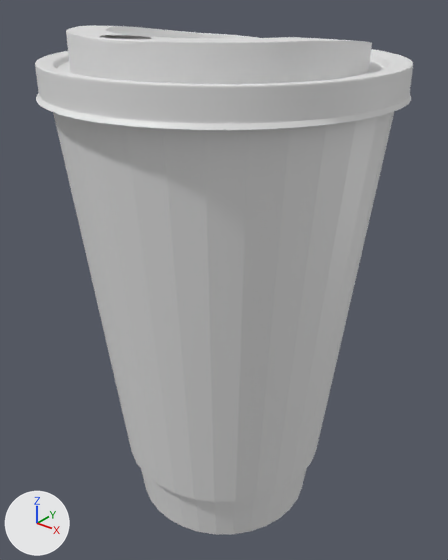
An edit to the glTF model threejs/Cup/16oz/3d/scene.gltf, drawn before and after from the same camera.
Before and after are seen from a camera (50 mm lens) standing at (1.058, -1.322, 1.575) and looking at (-0.007, 0.01, 0.75). Lighting does not change. The marker at lower left points along +X, +Y and +Z. Where no turn or scale is listed for an object, it has been applied to the vertices. Vertices at the same position are counted once.

Names of what the first picture shows: 'Circle', 'Lid'.
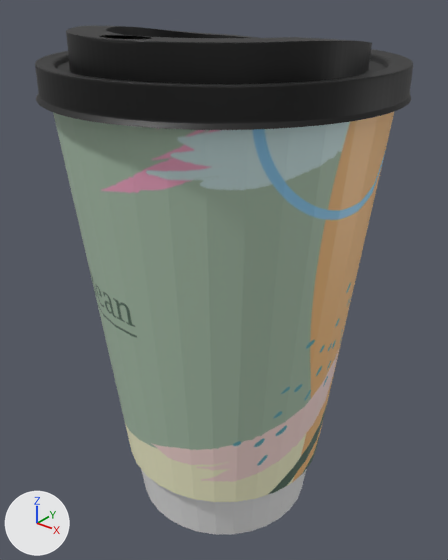
What the commit changed:
Picture 'texture' (img_texture) is new.
In material 'Material.003' (mat_material_003), base_color is no longer (0.8, 0.8, 0.8), white #e7e7e7.
In material 'Material.003' (mat_material_003), texture is now set to img_texture.
Material 'Material' (mat_material) is new.
Its base color is (0.8, 0.8, 0.8) (white #e7e7e7).
me_circle has 288 vertices, 572 faces and spans x -0.45..0.45, y -0.45..0.45, z 0.0..1.36.
me_circle is used by ob_circle; location (0.0, 0.0, 0.0).
me_circle part 1: 256 kept faces spanning x -0.45..0.45, y -0.45..0.45, z 0.083..1.36 get new texture (UV) coordinates.
me_circle now uses material mat_material (white #e7e7e7).

Changed parts and their boxes (x1, y1, x2, y2) in the pictures (448 x 560 px):
'Circle', surface changed: (53, 111, 395, 503) in both
'Lid', surface changed (grey to black): (35, 25, 413, 130) in both
